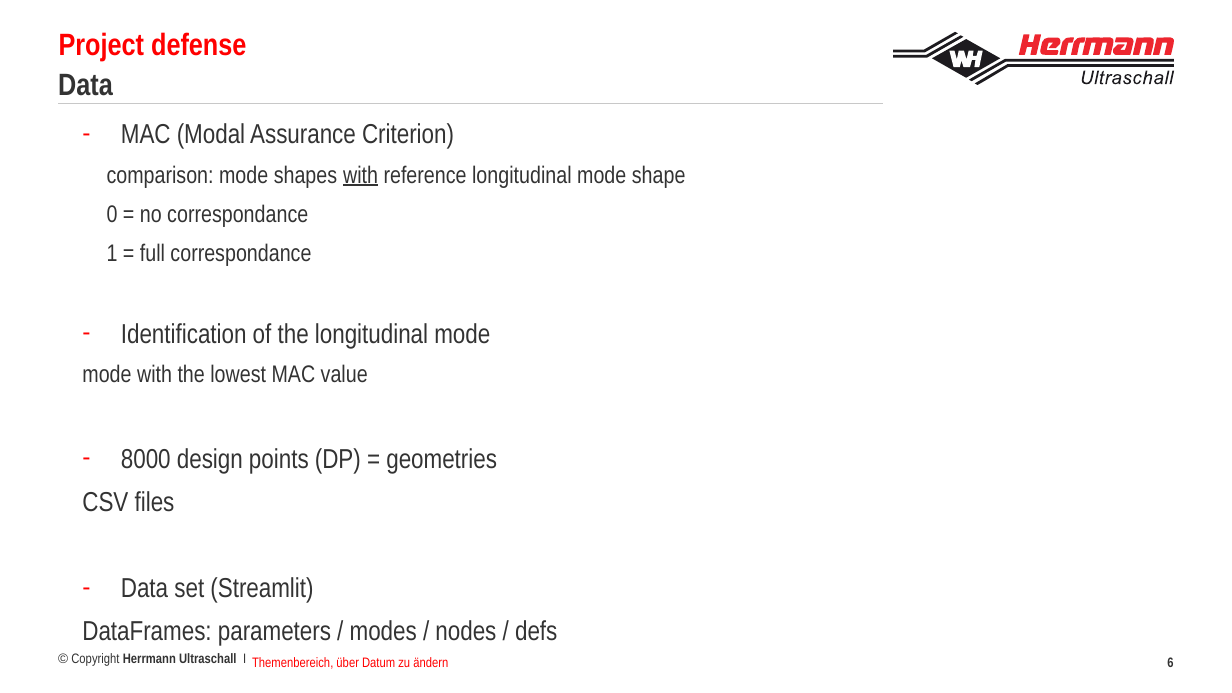
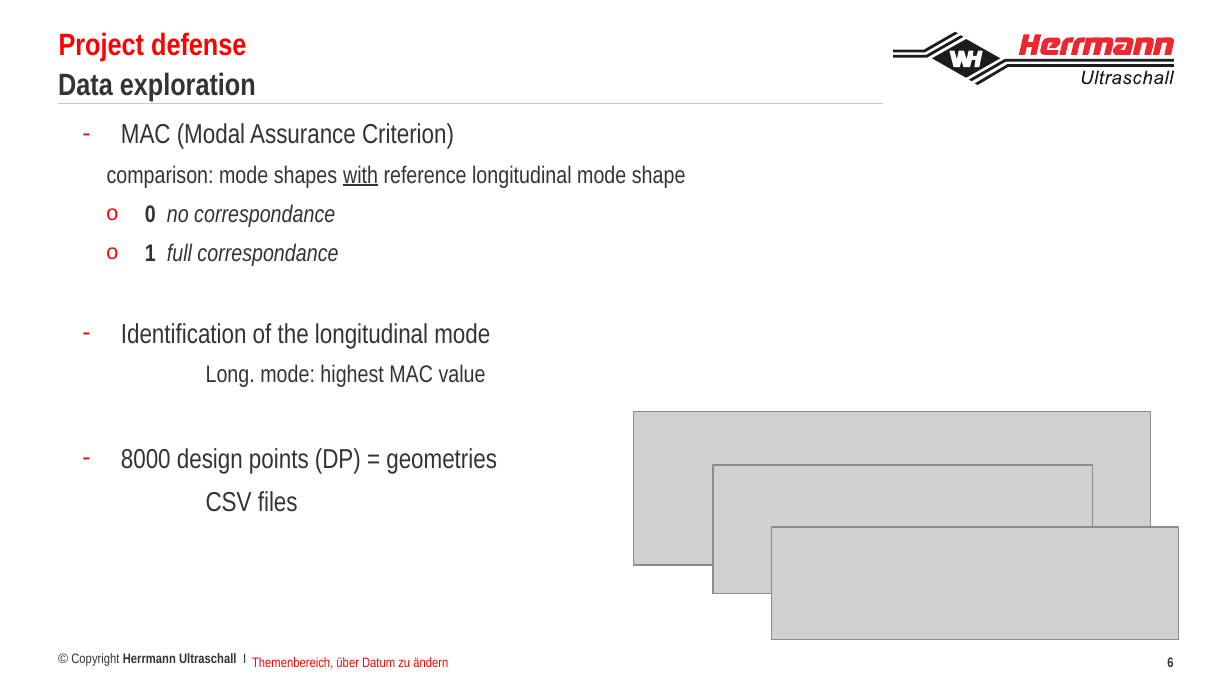
Before and after one commit to francoisbrouet/sep24_cds_int_us-welding, a slide deck: slide 6 of defense/Project defense Francois Brouet.pptx. Drawn at 1232x693 pixels with LibreOffice and Linux fonts; fonts in the diff are those of the drawing; grey boxes stand for pictures; background and template pictures are left out. Boxes give left, top, right and bottom in pixels: in the first picture for what was removed or moved away, otherwise in the second. Text is boxed around its words. In the diff, an @@ line names an element or a change of style, - is before the commit and + after.

```diff
--- a/defense/Project defense Francois Brouet.pptx
+++ b/defense/Project defense Francois Brouet.pptx
@@ title at [58, 72, 256, 101]: text changed @@
-Data
+Data exploration
@@ text at [145, 204, 338, 266]: text changed; italic on @@
-    0 = no correspondance
-    1 = full correspondance
+    o 0 no correspondance
+    o 1 full correspondance
@@ text at [206, 364, 486, 387]: text changed @@
-  mode with the lowest MAC value
+  Long. mode: highest MAC value
@@ picture added at [633, 411, 1151, 565] @@
@@ picture added at [713, 464, 1093, 594] @@
@@ picture added at [771, 527, 1179, 639] @@
@@ text at [82, 577, 557, 646]: paragraphs removed @@
-  – Data set (Streamlit)
-  DataFrames: parameters / modes / nodes / defs
```
Also in this commit, not shown: 9 other slides changed, 3 slides removed, 1 other file.
